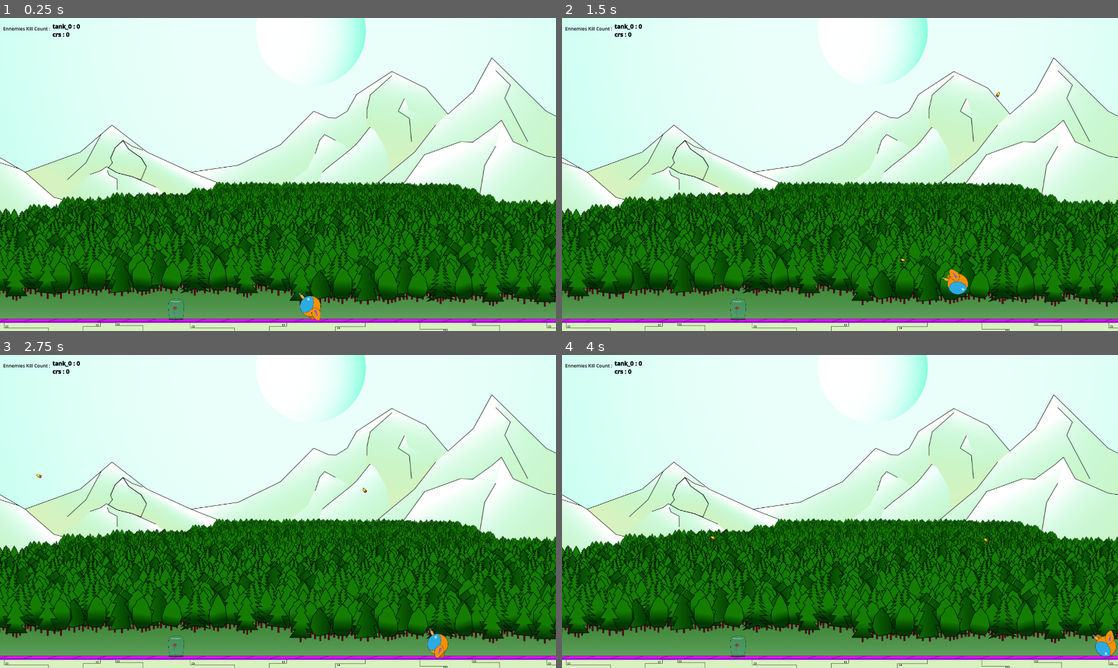
Above: before the commit, frames 1-4 (two rows, left to right).
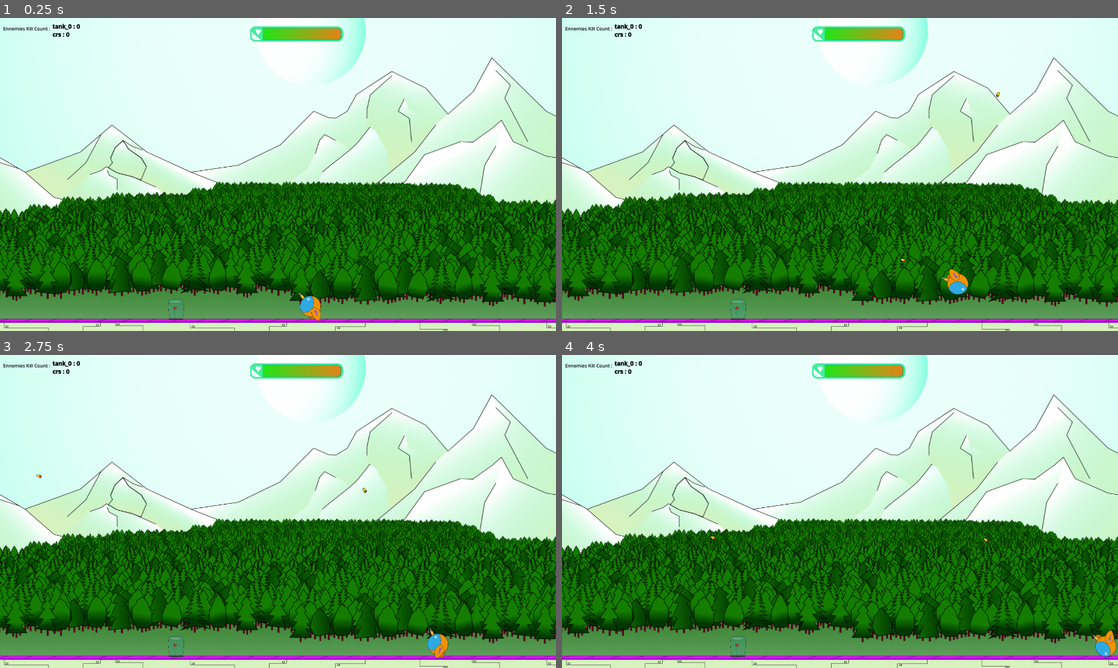
Above: after the commit, the same moments.

Repository: Jeremiejade/rose
Game: Godot game, scene res://scenes/Level/level.tscn
The game is run twice, just before and just after one commit, with the same random seed, the same clock (stepped at 60 frames per second) and the same inputs. This scene is started directly instead of the project's main scene.
Inputs (mouse positions are in pixels of both pictures, inside the frame that each line leads up to):
- Up to frame 1 (0.25 s): no input
- Up to frame 2 (1.5 s): tap Enter at 0.5 s; move the mouse to (962, 158) at 0.52 s; hold D (move_right) from 0.53 s (still down); click (962, 158) at 0.6 s; tap Space (jump) at 0.77 s; move the mouse to (728, 190) at 1.27 s; click (728, 190) at 1.35 s
- Up to frame 3 (2.75 s): tap Space (jump) at 1.52 s; move the mouse to (333, 442) at 2.02 s; release D (move_right) at 2.03 s; hold A (move_left) from 2.03 s (still down); click (333, 442) at 2.1 s
- Up to frame 4 (4 s): move the mouse to (812, 574) at 2.77 s; release A (move_left) at 2.78 s; hold D (move_right) from 2.78 s (still down); click (812, 574) at 2.85 s; tap Space (jump) at 3.02, 3.77 s; move the mouse to (1006, 558) at 3.52 s; click (1006, 558) at 3.6 s

The runs differ from the first frame. In frame 1, 0.8% of the frame differs, in the area x 45-62%, y 2-8%; in frame 2, 0.8%; in frame 3, 0.8%; in frame 4, 0.8%.

Commit message:
add rose life

Diff:
--- a/game_config.gd
+++ b/game_config.gd
@@ -2,7 +2,7 @@
 
 var despawn_count: int = 5
 
-var rose_life := 100
+var rose_life := 100.0
 
 var player: Player
 var rose: Rose
--- a/scenes/Level/level.gd
+++ b/scenes/Level/level.gd
@@ -47,7 +47,10 @@
 ]
 
 func _ready() -> void:
+	$rose.connect("on_update_life", updateRoseLifeProgressBar)
 	printScore()
+	$CanvasLayer/RoseLifeProgressBar.max_value = gameConfig.rose.life
+	updateRoseLifeProgressBar()
 
 func addEnnemyByName(enemyName: String, parent: Node2D):
 	var positionAndDirection = getSpawnerPosition()
@@ -98,8 +101,12 @@
 	var  ENEMIES_KILL_COUNT_VALUES = ENEMIES_KILL_COUNT.values();
 	for index in ENEMIES_KILL_NAMES.size():
 		score += (str(ENEMIES_KILL_NAMES[index]) + ' : ' + str(ENEMIES_KILL_COUNT_VALUES[index])+ '\n')
-		print(score)
+
 	$CanvasLayer/SkillCountText2.text =str(score, '[/font_size][/b][/color]')
+
+func updateRoseLifeProgressBar():
+	$CanvasLayer/RoseLifeProgressBar.value = gameConfig.rose.life
+
 
 func getSpawnerPosition():
 	random = rng.randf_range(-1, 1)
--- a/scenes/Level/level.tscn
+++ b/scenes/Level/level.tscn
@@ -12,6 +12,8 @@
 [ext_resource type="Texture2D" uid="uid://7iqyy2dd2e13" path="res://assets/level_1/arbre_2.png" id="7_thdbk"]
 [ext_resource type="Texture2D" uid="uid://bwnk351wf2dhh" path="res://assets/level_1/arbre_1.png" id="8_bbgoi"]
 [ext_resource type="Texture2D" uid="uid://3kpb1jc2kplm" path="res://assets/level_1/sol.png" id="9_3oiv0"]
+[ext_resource type="Texture2D" uid="uid://0o4k6cpgs2da" path="res://assets/gui/health_bar_bg.png" id="13_c6jvp"]
+[ext_resource type="Texture2D" uid="uid://ckr4ofumoon1i" path="res://assets/gui/health_bar_progress.png" id="14_nlllx"]
 
 [sub_resource type="WorldBoundaryShape2D" id="WorldBoundaryShape2D_b5p4l"]
 distance = -621.0
@@ -169,4 +171,16 @@
 text = "[color=black][b][font_size=30]0[/font_size][/b][/color]"
 scroll_active = false
 
+[node name="RoseLifeProgressBar" type="TextureProgressBar" parent="CanvasLayer" unique_id=832053326]
+offset_left = 863.0
+offset_top = 29.0
+offset_right = 1548.0
+offset_bottom = 141.0
+scale = Vector2(0.4699998, 0.4699998)
+step = 0.1
+value = 50.0
+texture_under = ExtResource("13_c6jvp")
+texture_progress = ExtResource("14_nlllx")
+texture_progress_offset = Vector2(95.5, 15)
+
 [connection signal="timeout" from="SpawnerTimer" to="." method="_on_spawner_timer_timeout"]
--- a/scenes/rose/rose.gd
+++ b/scenes/rose/rose.gd
@@ -1,12 +1,15 @@
 class_name Rose extends StaticBody2D
+
+signal on_update_life
+
+const ROOT = preload("res://scenes/rose/root.tscn");
+const MAX_LIFE := 100.0
 
 var ATTACKS = []
 var pumpCurvePoints
 var pump
+var life := MAX_LIFE
 
-var life = gameConfig.rose_life
-
-const ROOT = preload("res://scenes/rose/root.tscn");
 
 func _ready() -> void:
 	gameConfig.rose = self
@@ -22,12 +25,26 @@
 	root.setCurvePoints(targetPosition.x - global_position.x, target)
 	root.position = $rootSpawnerTarget.position
 	self.add_child(root)
+	healing(target.NAME)
 
 func take_damage(attack):
 	if(attack.origin != "player"):
 		ATTACKS.push_front(attack)
 
+
+func healing(killName: String):
+	if life == MAX_LIFE :
+		return
+	on_update_life.emit()
+	if killName == 'crs':
+		life += 0.1
+	if killName == 'tank_0':
+		life += 5
+	if life > MAX_LIFE :
+		life = MAX_LIFE
+
 func handleFelure():
+	on_update_life.emit()
 	if life > 80 :
 		$AnimatedSprite2D.visible = false
 	elif life <= 80 and life > 60 :
Binary file added: assets/gui/health_bar_bg.png
Not shown, added: assets/gui/health_bar_bg.png.import
Binary file added: assets/gui/health_bar_progress.png
Not shown, added: assets/gui/health_bar_progress.png.import
